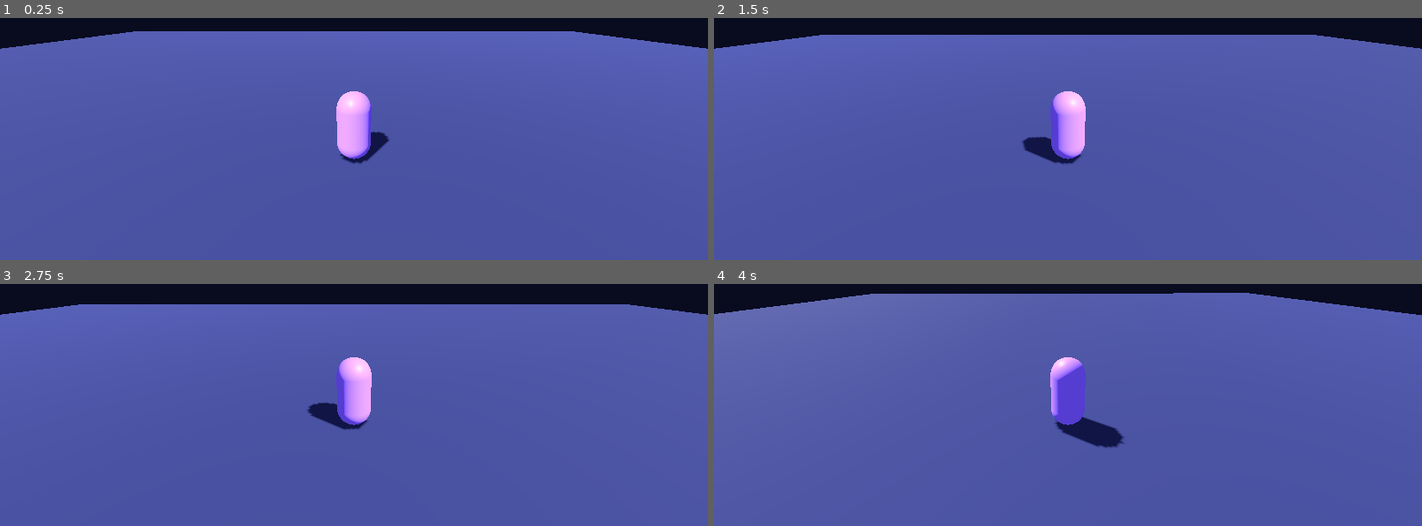
Above: before the commit, frames 1-4 (two rows, left to right).
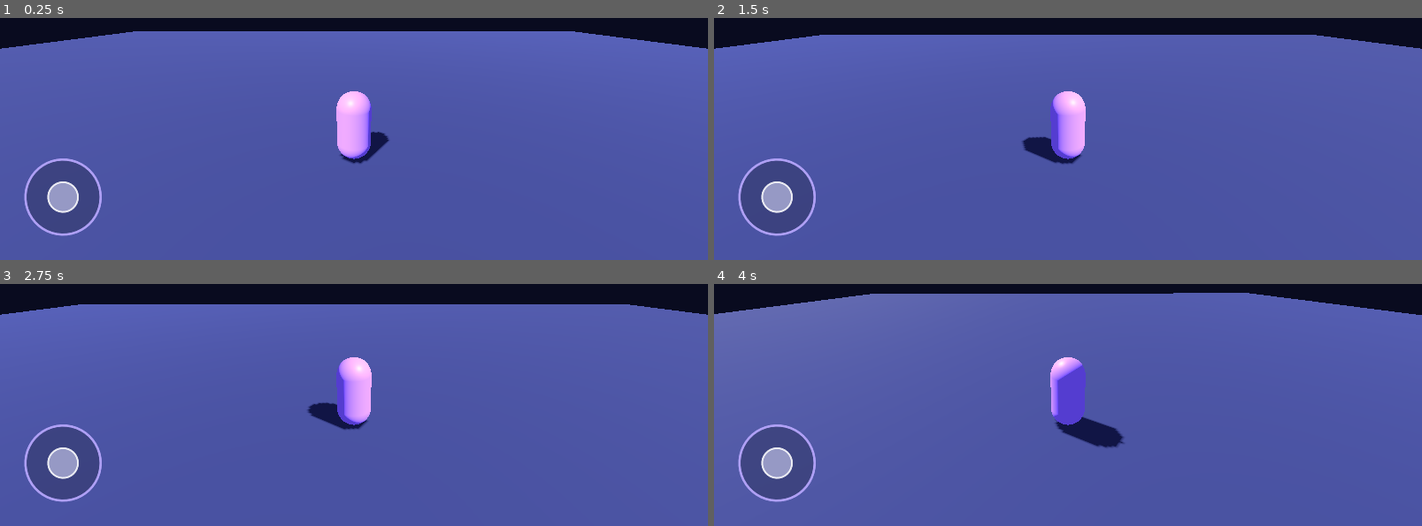
Above: after the commit, the same moments.

Repository: abinndyvictoria-sketch/Universo-Estelar-
Game: Godot game, scene res://scenes/main.tscn
Two runs of this game, one before a commit and one after it. Both use one fixed random seed, a clock stepped at 60 frames per second and the inputs below.
Inputs (mouse positions are in pixels of both pictures, inside the frame that each line leads up to):
- Up to frame 1 (0.25 s): no input
- Up to frame 2 (1.5 s): tap Enter at 0.5 s; move the mouse to (1223, 42) at 0.52 s; hold Right (ui_right) 0.53-1.25 s; click (1223, 42) at 0.67 s; tap Space at 1.25 s; drag from (926, 80) to (1032, 141) at 1.27 s
- Up to frame 3 (2.75 s): tap Enter at 2 s; move the mouse to (outside the picture) at 2.02 s; hold Right (ui_right) from 2.03 s (still down)
- Up to frame 4 (4 s): release Right (ui_right) at 2.75 s; tap Space at 2.75 s; drag from (1032, 407) to (outside the picture) at 2.77 s; tap Enter at 3.5 s; move the mouse to (1280, 388) at 3.52 s; hold Left (ui_left) from 3.53 s (still down)

The runs differ from the first frame. In frame 1, 2.7% of the frame differs, in the area x 3-15%, y 58-91%; in frame 2, 2.7%; in frame 3, 2.7%; in frame 4, 2.7%.

Commit message:
Add on-screen joystick to 3D scene

Diff:
--- a/scenes/main.tscn
+++ b/scenes/main.tscn
@@ -1,6 +1,7 @@
-[gd_scene load_steps=8 format=3]
+[gd_scene load_steps=9 format=3]
 
 [ext_resource type="Script" path="res://scripts/player.gd" id="1_player"]
+[ext_resource type="Script" path="res://scripts/virtual_joystick.gd" id="2_joystick"]
 
 [sub_resource type="Environment" id="Environment_main"]
 background_mode = 1
@@ -71,3 +72,18 @@
 
 [node name="Camera3D" type="Camera3D" parent="Player/CameraPivot/SpringArm3D"]
 current = true
+
+[node name="MobileControls" type="CanvasLayer" parent="."]
+
+[node name="Joystick" type="Control" parent="MobileControls"]
+layout_mode = 3
+anchors_preset = 1
+anchor_left = 0.0
+anchor_top = 1.0
+anchor_right = 0.0
+anchor_bottom = 1.0
+offset_left = 24.0
+offset_top = -204.0
+offset_right = 204.0
+offset_bottom = -24.0
+script = ExtResource("2_joystick")
